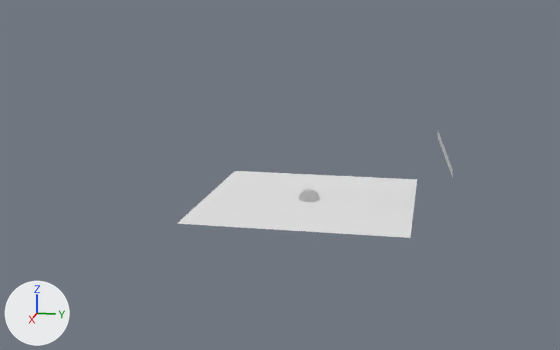
A saved change to the OBJ model res/bullet.obj.
Camera for both pictures: a 50 mm camera at (71.5, 11.4, 20.1) aimed at (0.6, -2.8, 2.4). Every picture has the same lights, and +X, +Y and +Z are marked at lower left. Where no turn or scale is listed for an object, it has been applied to the vertices.

The scene before the commit, as lines of its bpy script (objects in view):
```python
me_ground_plane_001 = bpy.data.meshes.new('Ground_Plane.001')
me_ground_plane_001.from_pydata([(-10.0, -10.0, 0.0), (10.0, -10.0, 0.0), (10.0, 10.0, 0.0), (-10.0, 10.0, 0.0)], [], [(0, 1, 2, 3)])
me_ground_plane_001.materials.append(mat_none_001)  # white #e7e7e7
ob_ground_plane_001 = bpy.data.objects.new('Ground_Plane.001', me_ground_plane_001)
ob_ground_plane_001.location = (0.0, 0.0, 0.0)
```
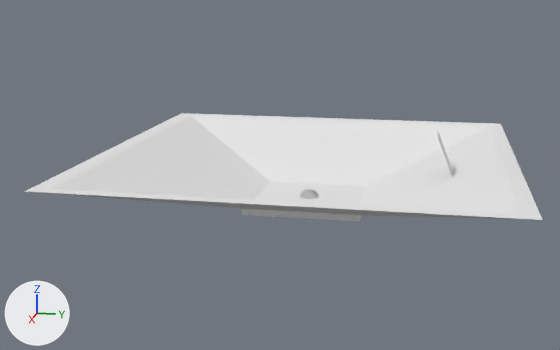
Boxes (x1, y1, x2, y2) around the edits, measured in the pictures (560 x 350 px):
'Ground_Cube', added: after (26, 113, 543, 221)
'Ground_Plane.001', deleted: before (177, 171, 417, 238)

Edits to the bpy script that builds the scene:
```text
Add me_ground_cube:
    me_ground_cube.from_pydata(...)  # 48 vertices, 92 faces; spans x -19.0..18.9, y -19.0..18.9, z -0.3..4.8
    me_ground_cube.materials.append(mat_none)  # white #e7e7e7
Remove ob_ground_plane_001:
    ob_ground_plane_001 = bpy.data.objects.new('Ground_Plane.001', me_ground_plane_001)
    ob_ground_plane_001.location = (0.0, 0.0, 0.0)
Add ob_ground_cube:
    ob_ground_cube = bpy.data.objects.new('Ground_Cube', me_ground_cube)
    ob_ground_cube.location = (0.0, 0.0, 0.0)
```
